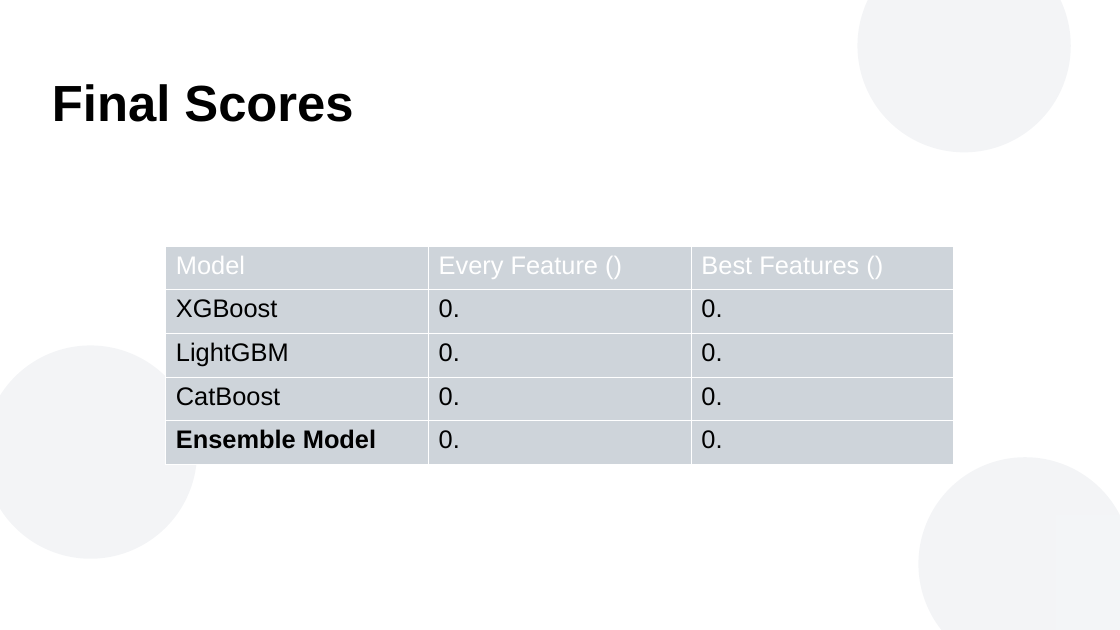
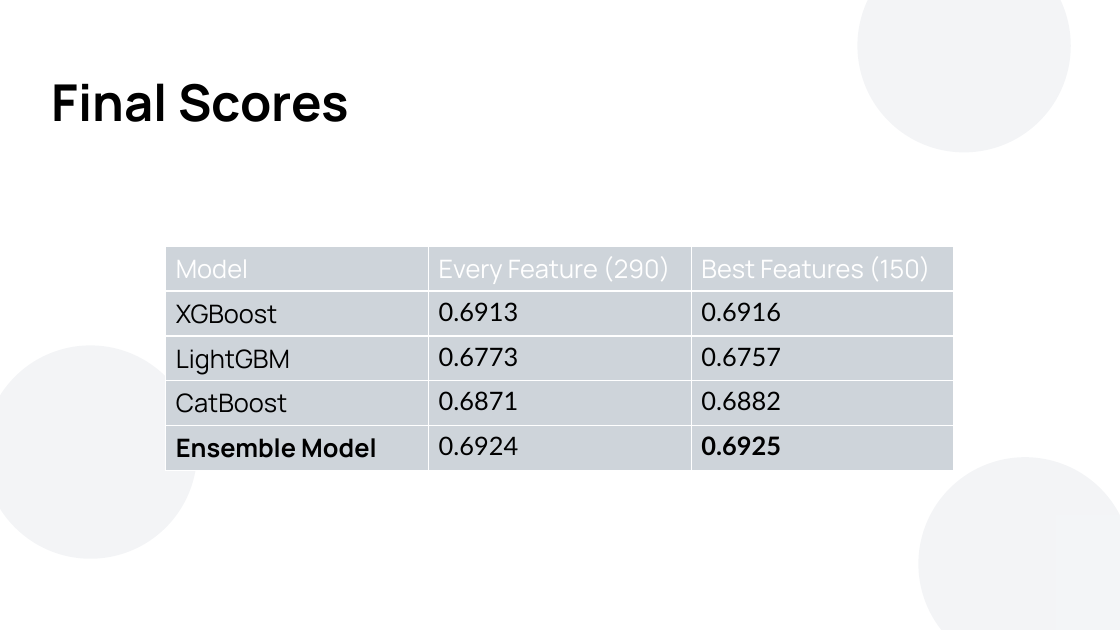
Before and after one commit to atfortes/Repeat-Buyers-Prediction, a slide deck: slide 25 of final_presentation.pptx (slide 24 before the commit). Drawn at 1120x630 pixels with LibreOffice and Linux fonts; fonts in the diff are those of the drawing; background and template pictures are left out. Boxes give left, top, right and bottom in pixels: in the first picture for what was removed or moved away, otherwise in the second. Text is boxed around its words. In the diff, an @@ line names an element or a change of style, - is before the commit and + after.

Commit message:
updated final presentation

```diff
--- a/final_presentation.pptx
+++ b/final_presentation.pptx
@@ text "Final Scores" at (52, 83, 349, 122): font Arial to Manrope @@
@@ table at (166, 246, 955, 464) @@
-row 1, column 2: Every Feature ()
+row 1, column 2: Every Feature (290)
-row 1, column 3: Best Features ()
+row 1, column 3: Best Features (150)
-row 2, column 2: 0.
+row 2, column 2: 0.6913
-row 2, column 3: 0.
+row 2, column 3: 0.6916
-row 3, column 2: 0.
+row 3, column 2: 0.6773
-row 3, column 3: 0.
+row 3, column 3: 0.6757
-row 4, column 2: 0.
+row 4, column 2: 0.6871
-row 4, column 3: 0.
+row 4, column 3: 0.6882
-row 5, column 2: 0.
+row 5, column 2: 0.6924
-row 5, column 3: 0.
+row 5, column 3: 0.6925
@@ font Arial to Manrope in "Model", "XGBoost", "LightGBM", "CatBoost" and 1 more places @@
```
Also in this commit, not shown: 24 other slides changed, 1 slide added.
